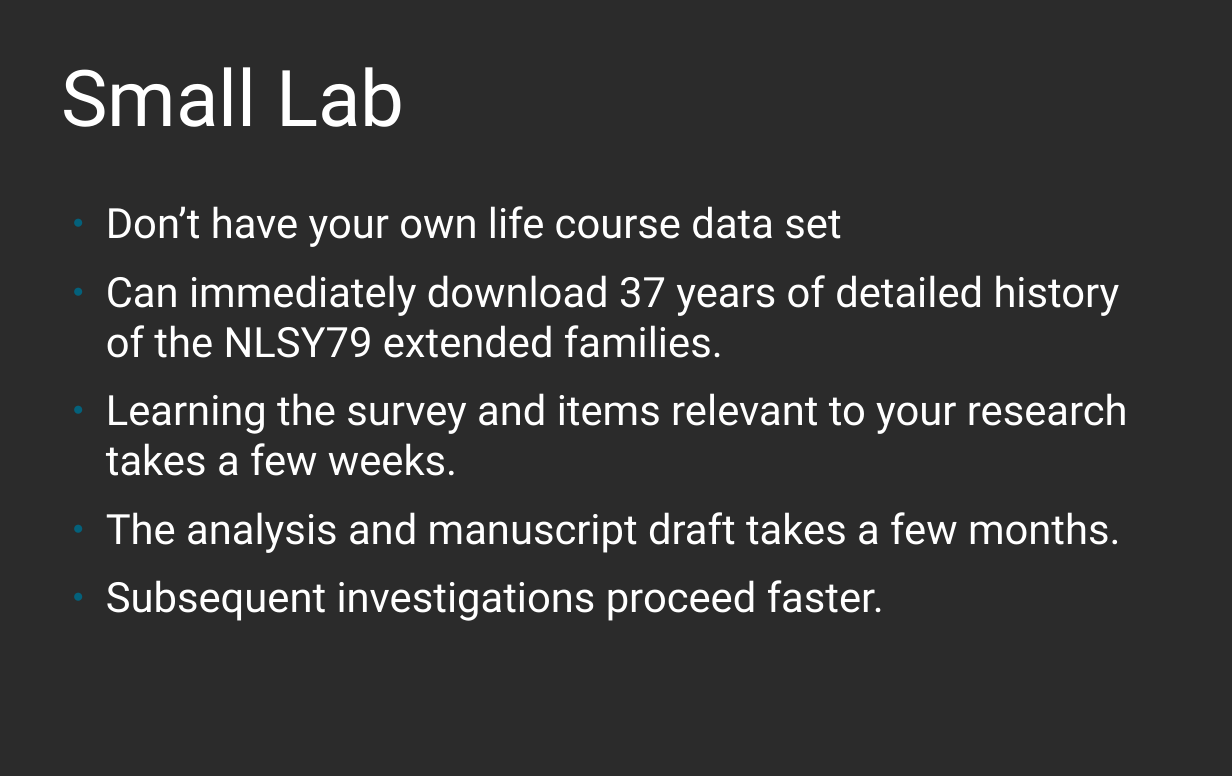
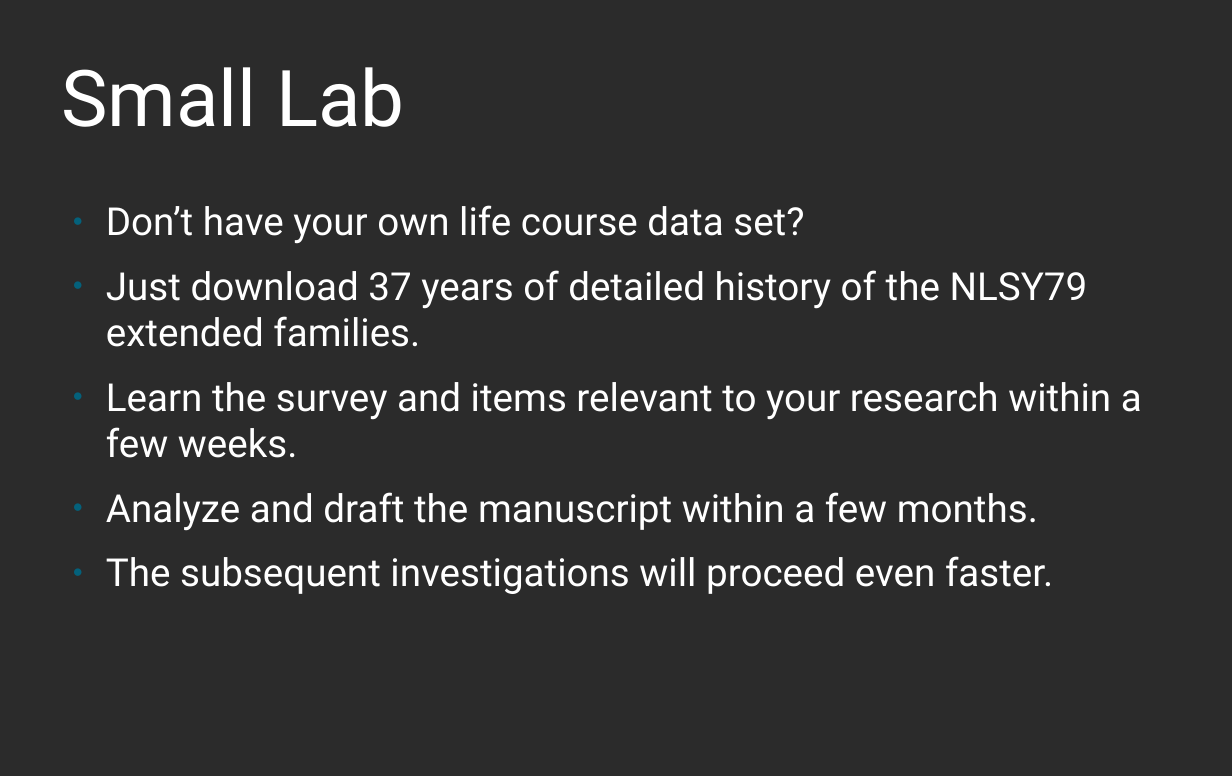
Before and after one commit to nlsy-links/nlsy-links-determination-2017, a slide deck: slide 6 of documentation/publications/2019-stockholm/beasley-2019-bga-stockholm.odp. Drawn at 1232x776 pixels with LibreOffice and Linux fonts; fonts in the diff are those of the drawing; background and template pictures are left out; a plain dark background stands for a picture behind light text. Boxes give left, top, right and bottom in pixels: in the first picture for what was removed or moved away, otherwise in the second. Text is boxed around its words. In the diff, an @@ line names an element or a change of style, - is before the commit and + after.

```diff
--- a/documentation/publications/2019-stockholm/beasley-2019-bga-stockholm.odp
+++ b/documentation/publications/2019-stockholm/beasley-2019-bga-stockholm.odp
@@ text at box(106, 205, 1142, 594): text changed; size 32 to 29.6 pt @@
-● Don’t have your own life course data set
-● Can immediately download 37 years of detailed history of the NLSY79 extended families.
-● Learning the survey and items relevant to your research takes a few weeks.
-● The analysis and manuscript draft takes a few months.
-● Subsequent investigations proceed faster.
+● Don’t have your own life course data set?
+● Just download 37 years of detailed history of the NLSY79 extended families.
+● Learn the survey and items relevant to your research within a few weeks.
+● Analyze and draft the manuscript within a few months.
+● The subsequent investigations will proceed even faster.
```
Also in this commit, not shown: 3 other slides changed, 2 slides added, 1 slide removed.
